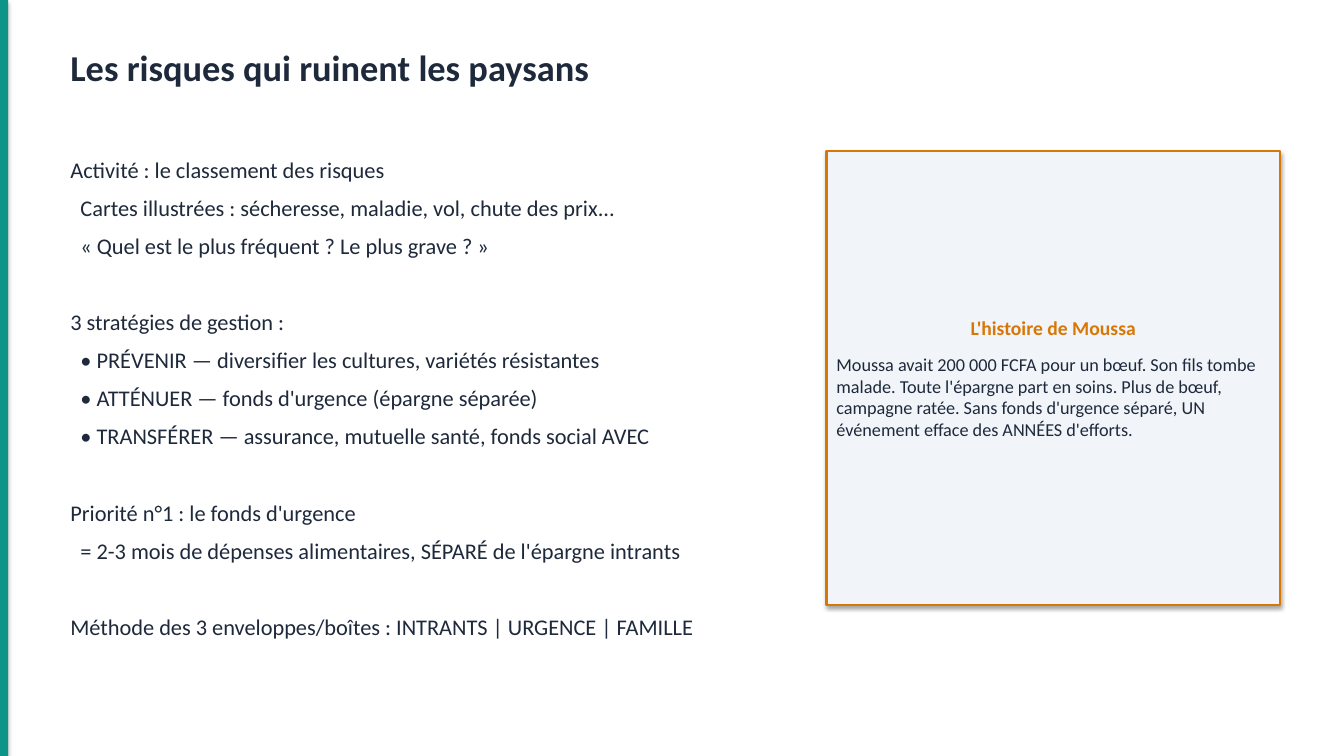
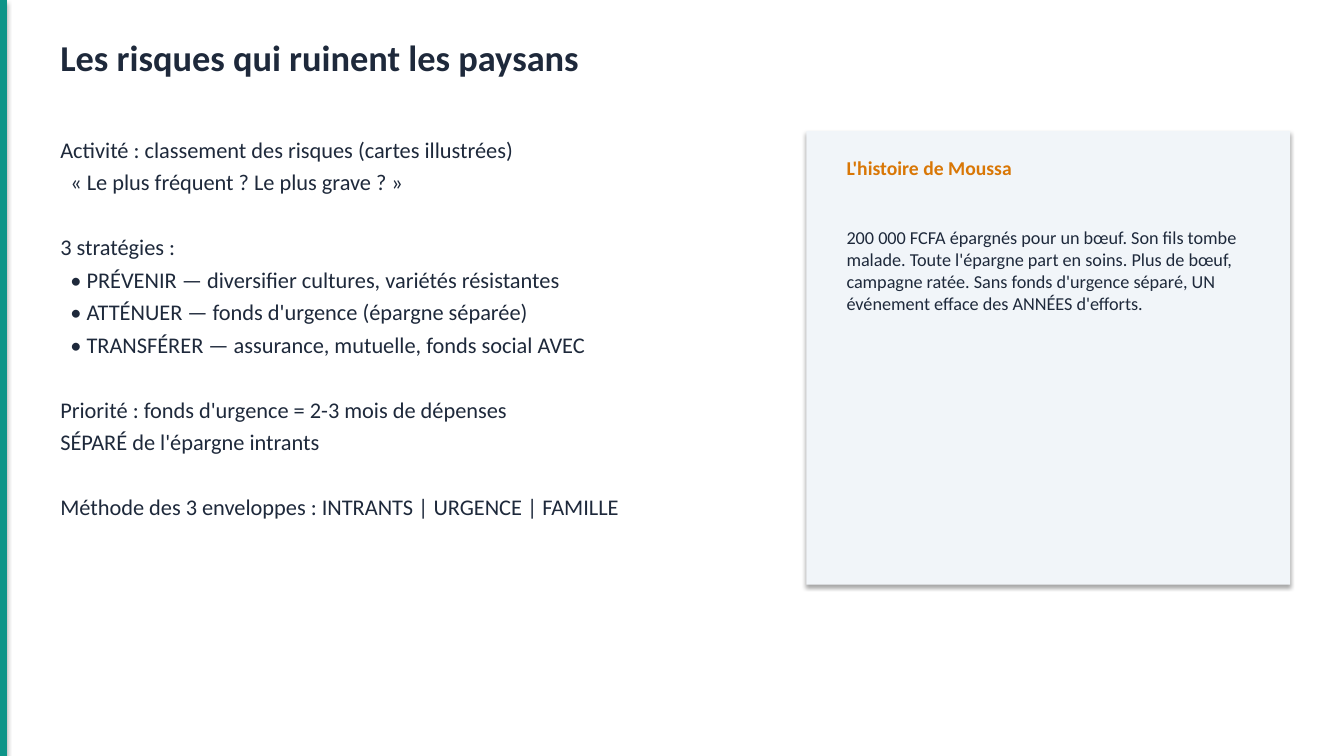
Before and after one commit to Louistatch/portefolio, a slide deck: slide 36 of TOF-FIN-01_Gestion_Financiere_Paysanne.pptx (slide 37 before the commit). Drawn at 1344x756 pixels with LibreOffice and Linux fonts; fonts in the diff are those of the drawing. Boxes give left, top, right and bottom in pixels: in the first picture for what was removed or moved away, otherwise in the second. Text is boxed around its words. In the diff, an @@ line names an element or a change of style, - is before the commit and + after.

```diff
--- a/TOF-FIN-01_Gestion_Financiere_Paysanne.pptx
+++ b/TOF-FIN-01_Gestion_Financiere_Paysanne.pptx
@@ text "Les risques qui ruinent les ...": place and size @@
-text "Les risques qui ruinent les ..." at [70, 55, 588, 87]
+text "Les risques qui ruinent les ..." at [60, 45, 578, 77]
@@ text "Activité : classement des risques ...": place and size @@
-text "Activité : classement des risques ..." at [70, 162, 693, 639]
+text "Activité : classement des risques ..." at [60, 142, 618, 519]
@@ text at [60, 142, 559, 291]: text changed @@
-Activité : le classement des risques
-Cartes illustrées : sécheresse, maladie, vol, chute des prix...
-« Quel est le plus fréquent ? Le plus grave ? »
-3 stratégies de gestion :
-• PRÉVENIR — diversifier les cultures, variétés résistantes
+Activité : classement des risques (cartes illustrées)
+« Le plus fréquent ? Le plus grave ? »
+3 stratégies :
+• PRÉVENIR — diversifier cultures, variétés résistantes
@@ rectangle added at [807, 131, 1291, 585], fill #F1F5F9 @@
@@ text added at [847, 161, 1012, 175], 14 pt, text #D97706, bold @@
+L'histoire de Moussa
@@ text "200 000 FCFA épargnés pour ...": place and size @@
-text "200 000 FCFA épargnés pour ..." at [827, 151, 1280, 605]
+text "200 000 FCFA épargnés pour ..." at [847, 231, 1237, 310]
@@ text "200 000 FCFA épargnés pour ..." at [847, 231, 1237, 310]: vertical alignment middle to top; fill #F1F5F9 to none; outline #D97706 1.5 pt to none; shadow off @@
@@ text at [847, 231, 1237, 310]: text changed @@
-L'histoire de Moussa
-Moussa avait 200 000 FCFA pour un bœuf. Son fils tombe malade. Toute l'épargne part en soins. Plus de bœuf, campagne ratée. Sans fonds d'urgence séparé, UN événement efface des ANNÉES d'efforts.
+200 000 FCFA épargnés pour un bœuf. Son fils tombe malade. Toute l'épargne part en soins. Plus de bœuf, campagne ratée. Sans fonds d'urgence séparé, UN événement efface des ANNÉES d'efforts.
@@ text at [87, 301, 528, 324]: less space between paragraphs @@
@@ text at [60, 334, 618, 519]: text changed @@
-• TRANSFÉRER — assurance, mutuelle santé, fonds social AVEC
-Priorité n°1 : le fonds d'urgence
-= 2-3 mois de dépenses alimentaires, SÉPARÉ de l'épargne intrants
-Méthode des 3 enveloppes/boîtes : INTRANTS | URGENCE | FAMILLE
+• TRANSFÉRER — assurance, mutuelle, fonds social AVEC
+Priorité : fonds d'urgence = 2-3 mois de dépenses
+SÉPARÉ de l'épargne intrants
+Méthode des 3 enveloppes : INTRANTS | URGENCE | FAMILLE
```
Also in this commit, not shown: 47 other slides changed, 1 slide removed, 1 other file.
